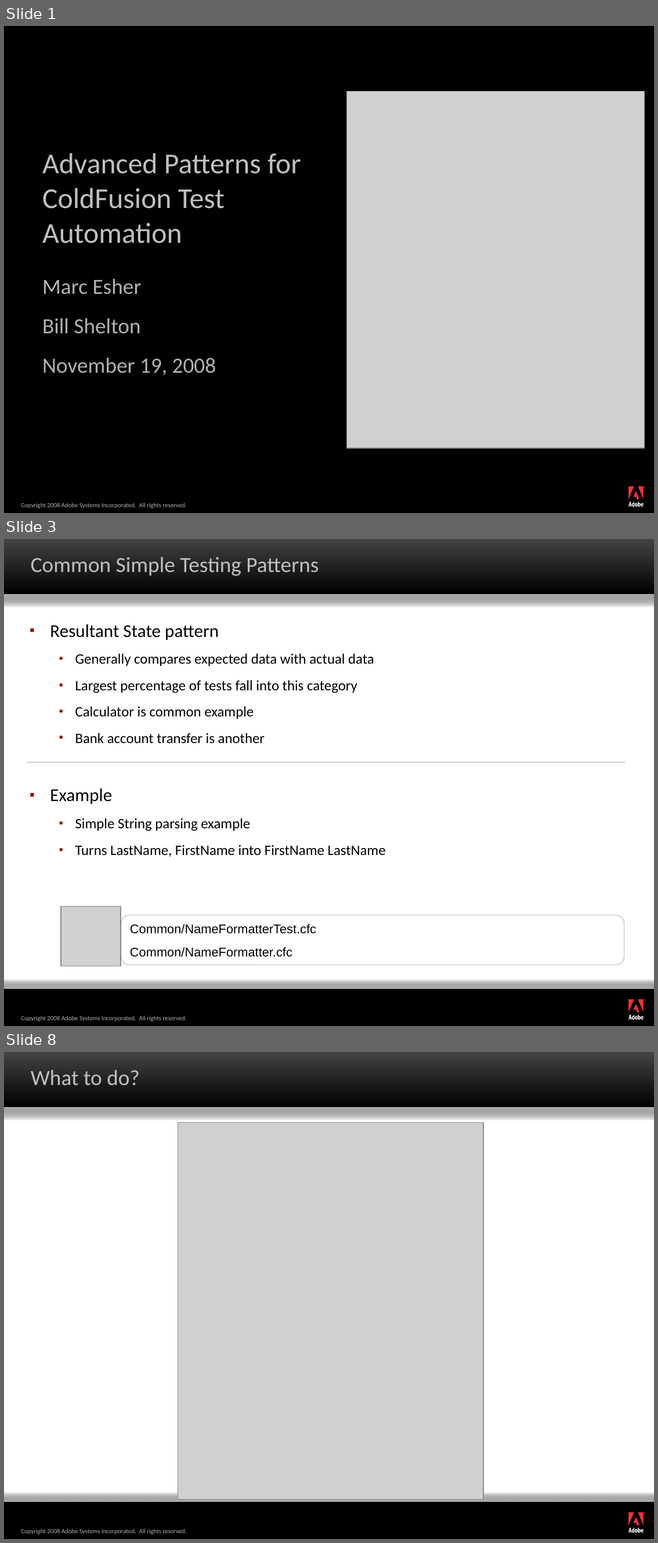
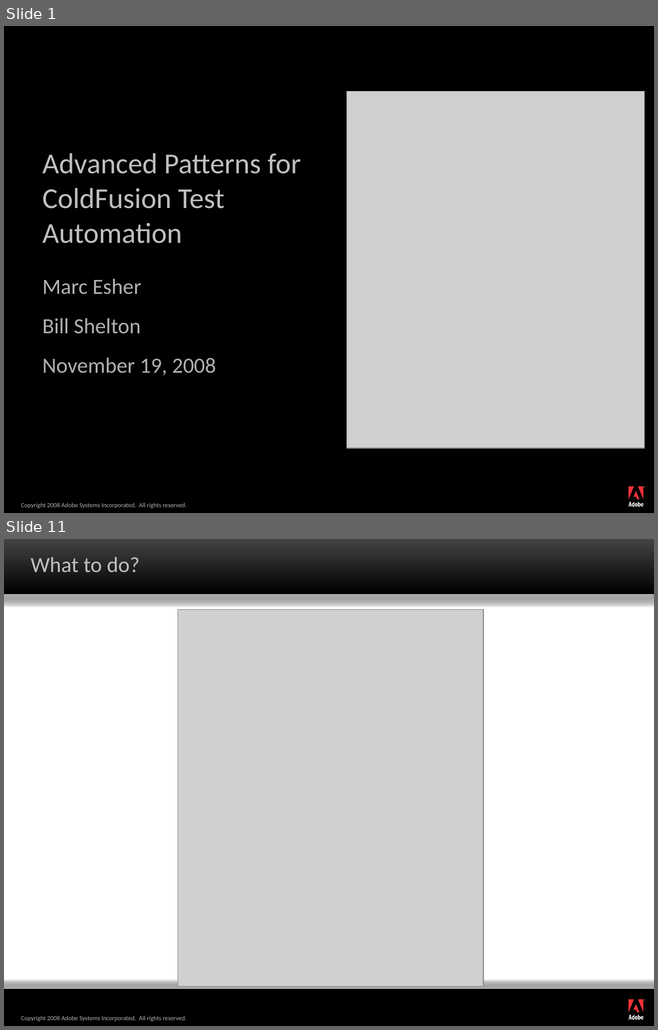
Before and after one commit to marcesher/mxunit-cfmeetups, a slide deck: max08/Marc_Esher_Bill_Shelton_AdvancedPatternsForColdfusionTestAutomation_draft1.ppt. Shown one above the other, each under a label of ours: slides 1, 3 and 8 before the commit, slides 1 and 11 after it; the slides between them are not shown. The pictures are 658x1543 and 658x1030 pixels, drawn with LibreOffice and Linux fonts; fonts in the diff are those of the drawing; grey boxes stand for pictures; background and template pictures are left out. Boxes give left, top, right and bottom in pixels: in the first picture for what was removed or moved away, otherwise in the second. Text is boxed around its words. In the diff, an @@ line names an element or a change of style, - is before the commit and + after.

```diff
--- a/max08/Marc_Esher_Bill_Shelton_AdvancedPatternsForColdfusionTestAutomation_draft1.ppt
+++ b/max08/Marc_Esher_Bill_Shelton_AdvancedPatternsForColdfusionTestAutomation_draft1.ppt
@@ slide 3 removed at [4,539,654,1026], background #000000; not listed: 15 template elements that a slide beside it also shows @@
@@ title removed at [31,557,318,576] @@
-Common Simple Testing Patterns
@@ text removed at [50,624,386,857] @@
-▪ Resultant State pattern
-  ▪ Generally compares expected data with actual data
-  ▪ Largest percentage of tests fall into this category
-  ▪ Calculator is common example
-  ▪ Bank account transfer is another
-▪ Example
-  ▪ Simple String parsing example
-  ▪ Turns LastName, FirstName into FirstName LastName
@@ line removed from (27, 762) to (625, 762) @@
@@ picture removed at [61,907,121,966] @@
@@ rounded rectangle removed at [121,915,623,965] @@
-Common/NameFormatterTest.cfc
-Common/NameFormatter.cfc
@@ what was slide 8 is now slide 11 @@
```
Also in this commit, not shown: 10 slides changed, 8 slides added, 1 other slide removed.
